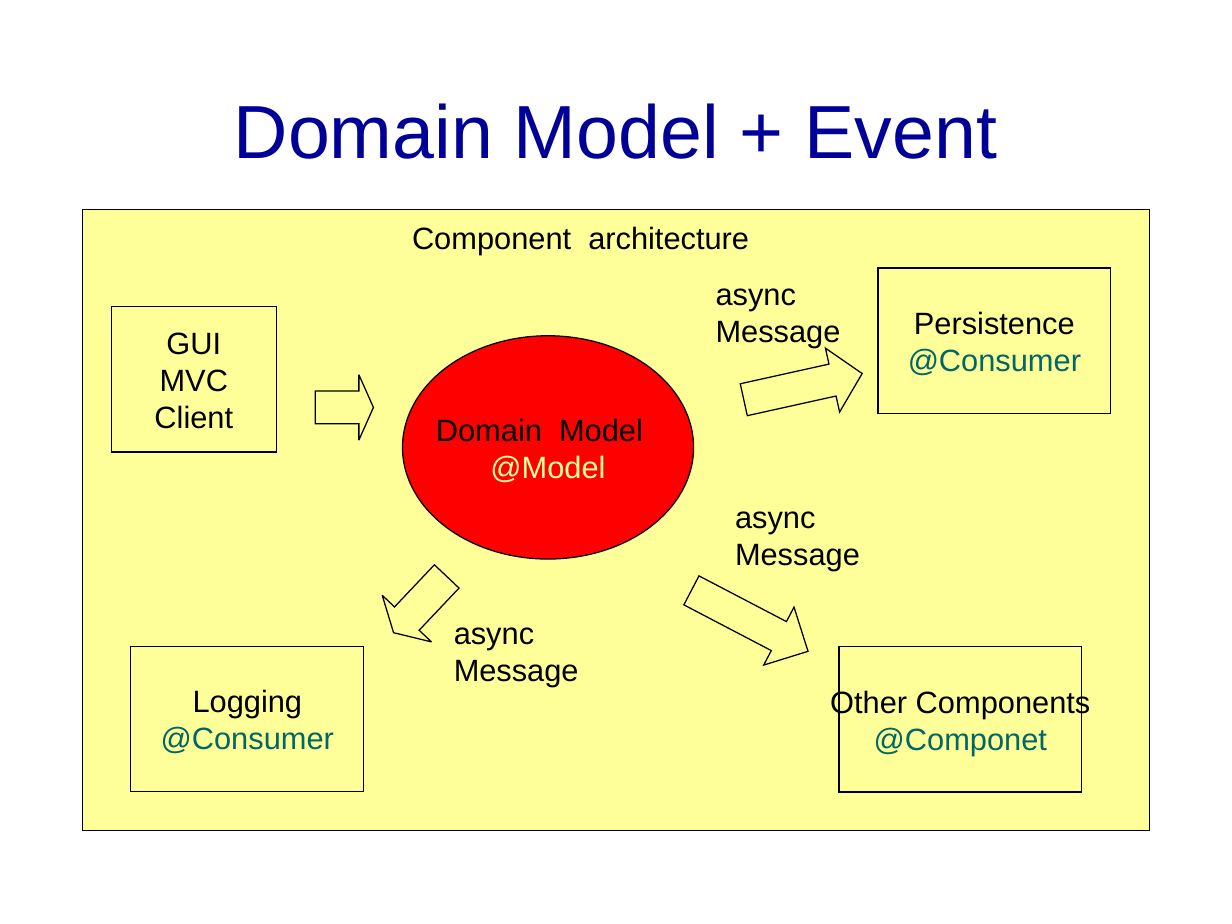
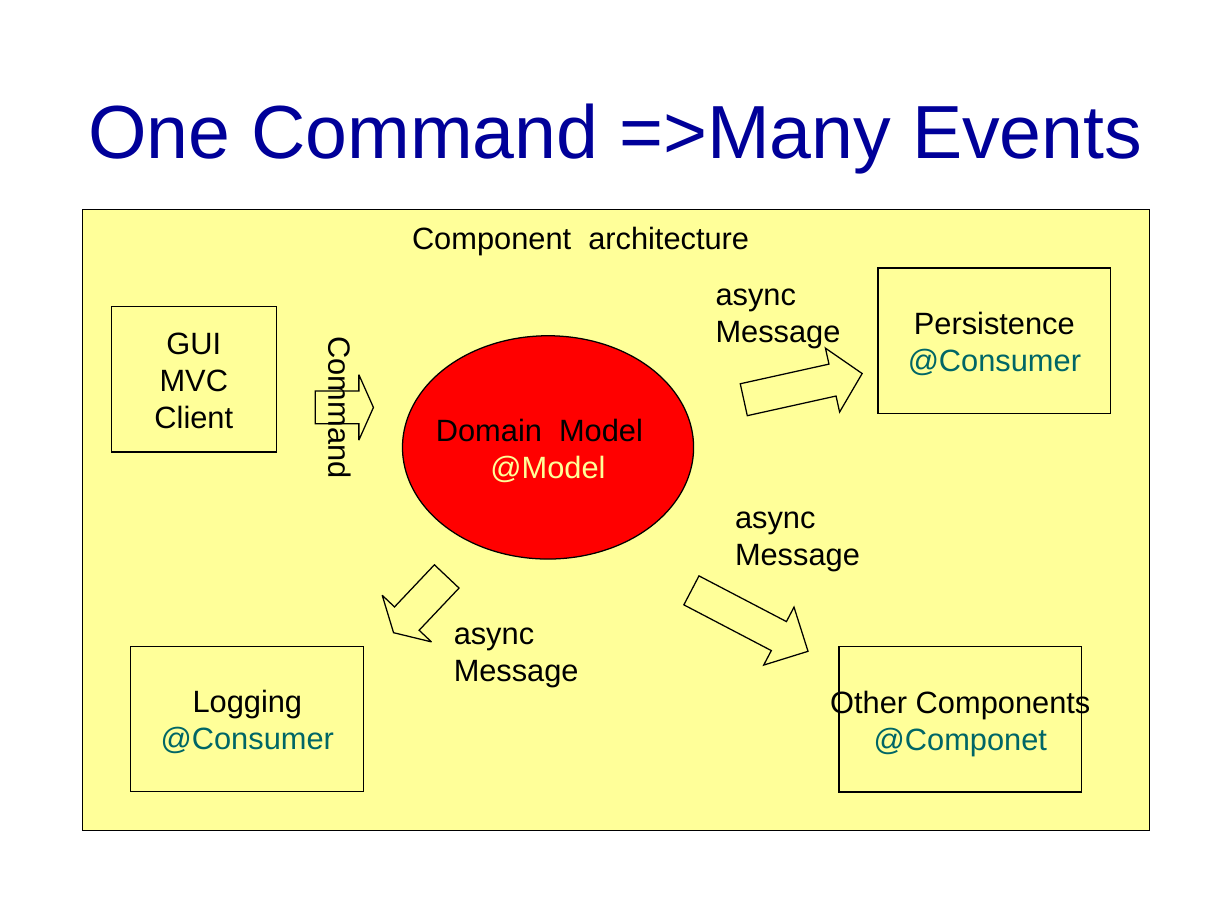
Before and after one commit to banq/banq.github.io, a slide deck: slide 18 of JdonFramework.ppt (slide 12 before the commit). Drawn at 1232x924 pixels with LibreOffice and Linux fonts; fonts in the diff are those of the drawing; background and template pictures are left out. Boxes give left, top, right and bottom in pixels: in the first picture for what was removed or moved away, otherwise in the second. Text is boxed around its words. In the diff, an @@ line names an element or a change of style, - is before the commit and + after.

```diff
--- a/JdonFramework.ppt
+++ b/JdonFramework.ppt
@@ title at [88,103,1142,172]: text changed @@
-Domain Model + Event
+One Command =>Many Events
@@ text in down arrow at [322,350,356,474]: text added @@
+Command
```
Also in this commit, not shown: 22 other slides changed, 8 slides added, 17 slides removed.
